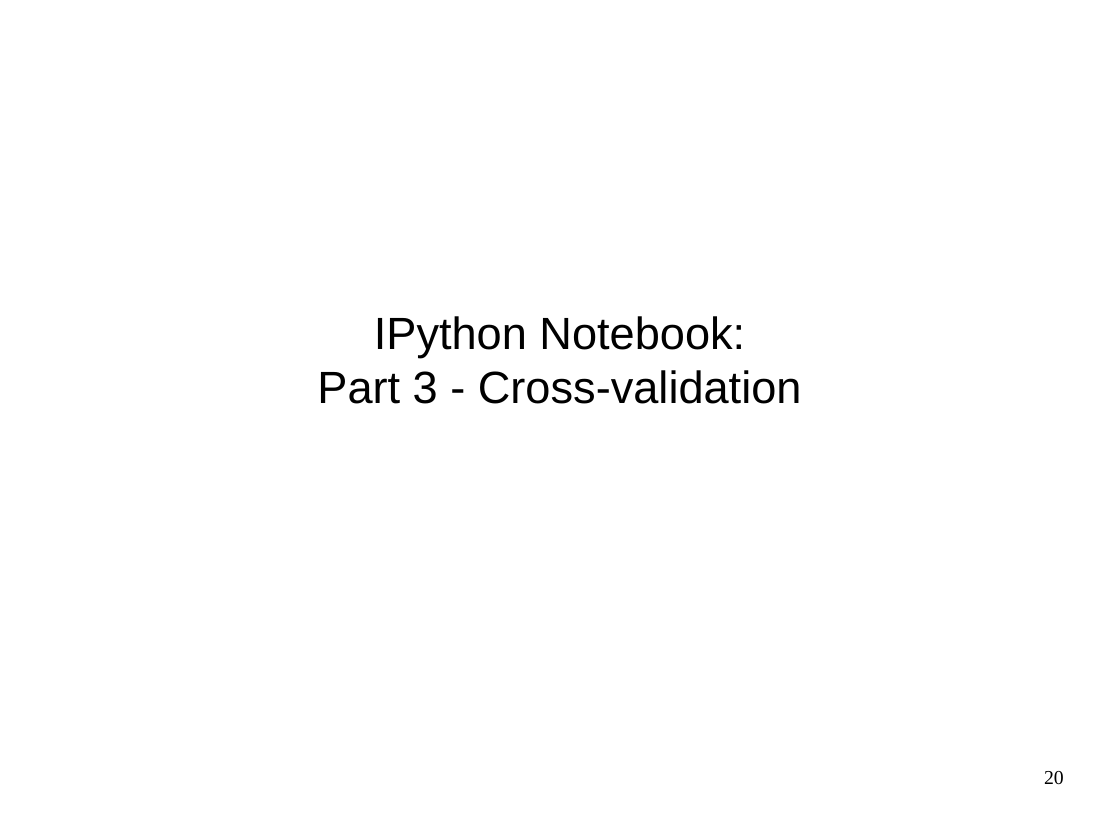
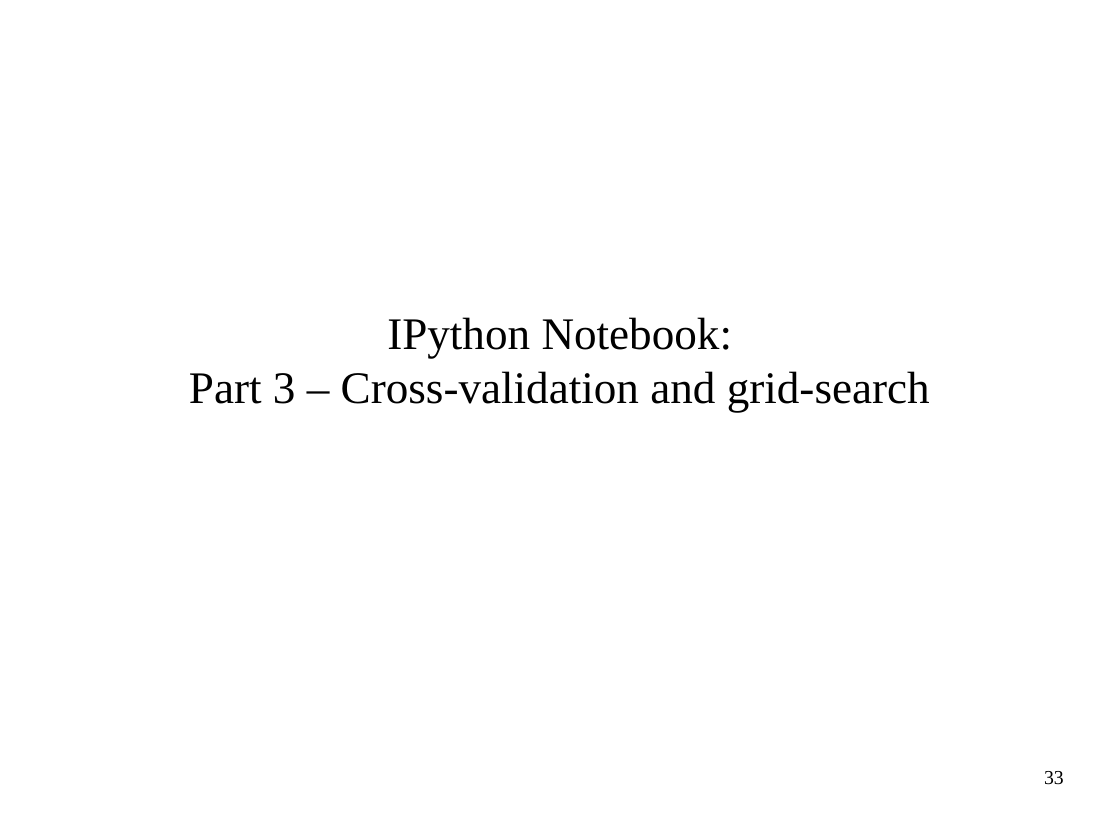
Before and after one commit to amueller/ml-workshop-1-of-4, a slide deck: slide 33 of intro-to-machine-learning-odsc-masterclass-2017.odp (slide 20 before the commit). Drawn at 1120x840 pixels with LibreOffice and Linux fonts; fonts in the diff are those of the drawing. Boxes give left, top, right and bottom in pixels: in the first picture for what was removed or moved away, otherwise in the second. Text is boxed around its words. In the diff, an @@ line names an element or a change of style, - is before the commit and + after.

```diff
--- a/intro-to-machine-learning-odsc-masterclass-2017.odp
+++ b/intro-to-machine-learning-odsc-masterclass-2017.odp
@@ subtitle at (x1=387, y1=317, x2=733, y2=358): font Arial to Times New Roman in "IPython Notebook:" @@
@@ subtitle at (x1=189, y1=371, x2=930, y2=413): text changed; font Arial to Times New Roman @@
-Part 3 - Cross-validation
+Part 3 – Cross-validation and grid-search
@@ page number at (x1=1044, y1=771, x2=1064, y2=785): text changed @@
-20
+33
```
Also in this commit, not shown: 16 other slides changed, 19 slides added, 8 slides removed, 1 other file.
